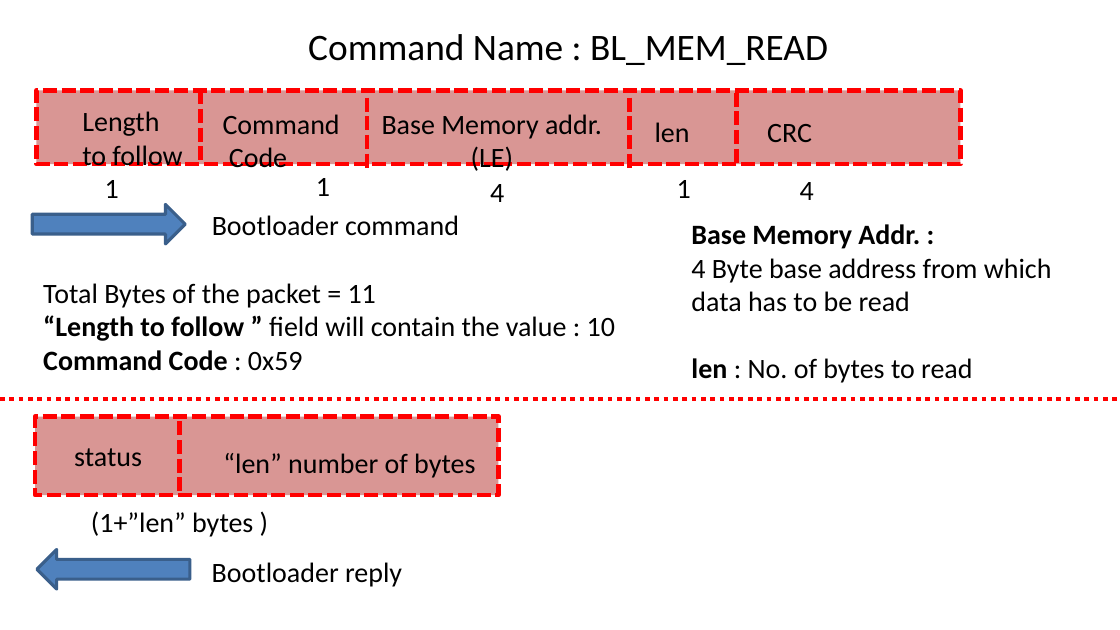
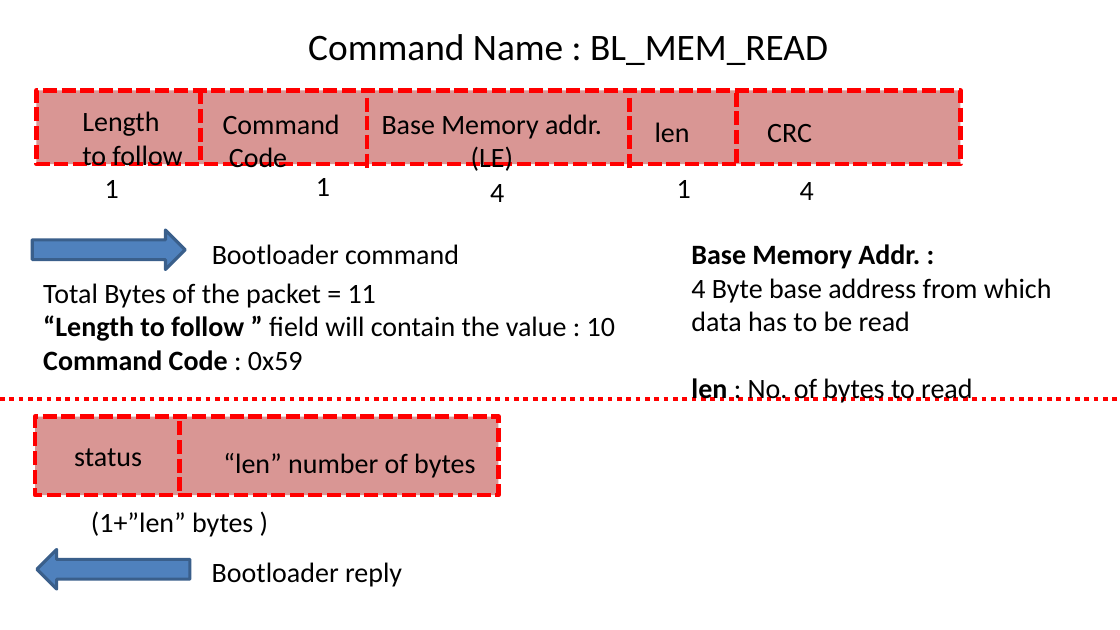
Before and after one commit to thuyhoh/STM32F4_BootLoader, a slide deck: slide 25 of docs/Course_PPT.pptx. Drawn at 1120x630 pixels with LibreOffice and Linux fonts; fonts in the diff are those of the drawing. Boxes give left, top, right and bottom in pixels: in the first picture for what was removed or moved away, otherwise in the second. Text is boxed around its words. In the diff, an @@ line names an element or a change of style, - is before the commit and + after.

```diff
--- a/docs/Course_PPT.pptx
+++ b/docs/Course_PPT.pptx
@@ right arrow: place and size @@
-right arrow at bbox=[32, 205, 186, 244]
+right arrow at bbox=[32, 230, 186, 269]
@@ text "Bootloader command": place and size @@
-text "Bootloader command" at bbox=[212, 215, 459, 236]
+text "Bootloader command" at bbox=[212, 244, 459, 265]
@@ text "Base Memory Addr. :": place and size @@
-text "Base Memory Addr. :" at bbox=[691, 224, 1052, 383]
+text "Base Memory Addr. :" at bbox=[691, 244, 1052, 403]
```
Also in this commit, not shown: 9 other slides changed, 4 other files.
